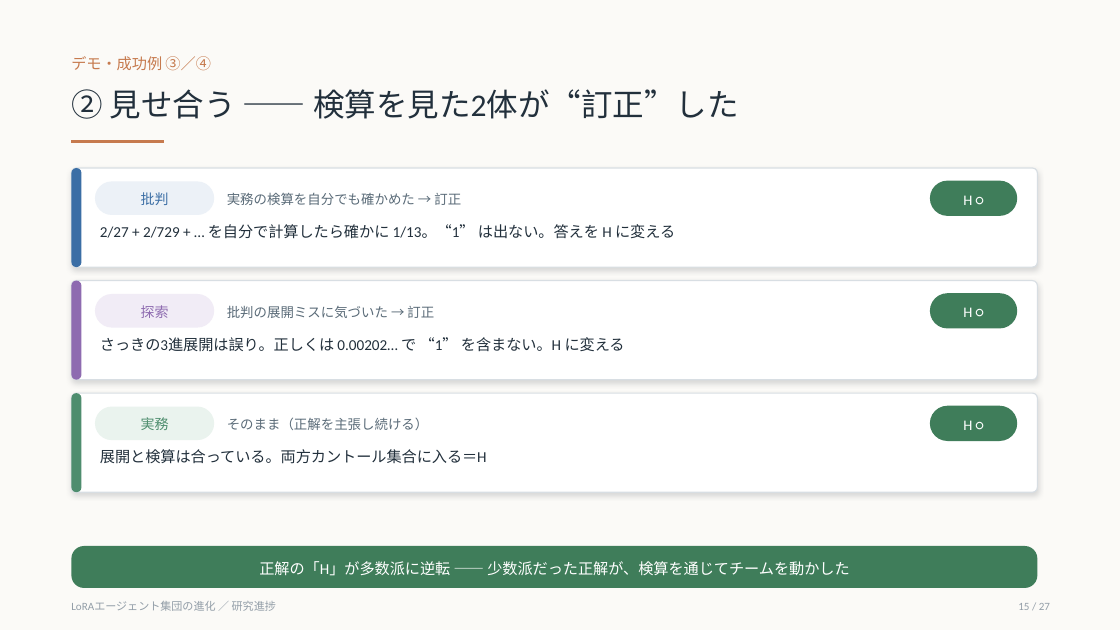
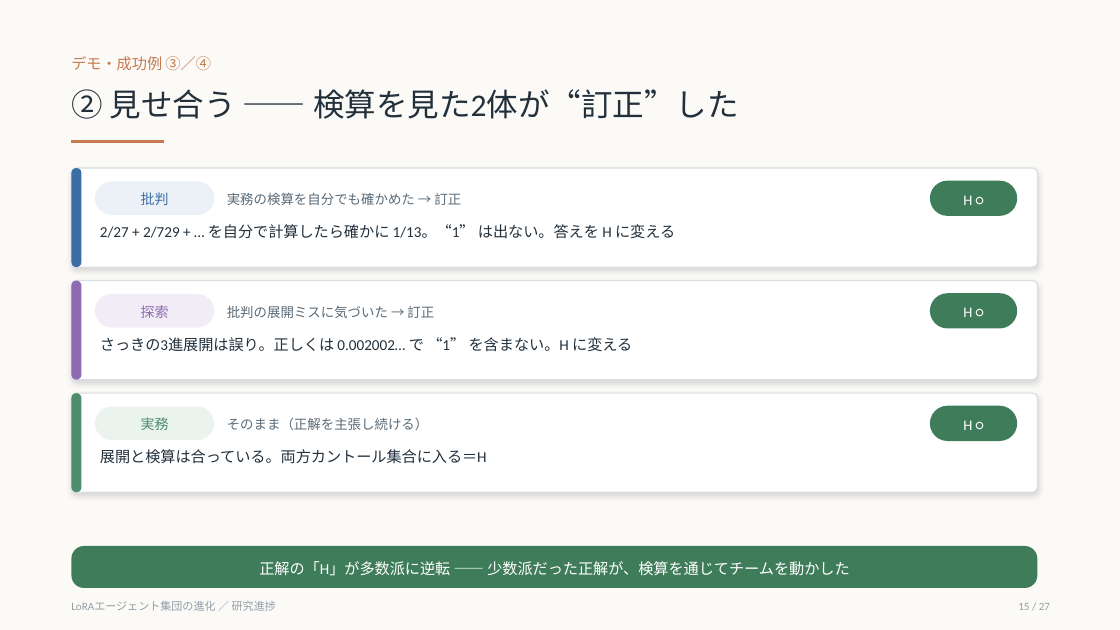
Before and after one commit to als141/evo-swarm-lora, a slide deck: slide 19 of slides/20260709_progress_v2/研究進捗_20260709_v2.pptx. Drawn at 1120x630 pixels with LibreOffice and Linux fonts; fonts in the diff are those of the drawing. Boxes give left, top, right and bottom in pixels: in the first picture for what was removed or moved away, otherwise in the second. Text is boxed around its words. In the diff, an @@ line names an element or a change of style, - is before the commit and + after.

```diff
--- a/slides/20260709_progress_v2/研究進捗_20260709_v2.pptx
+++ b/slides/20260709_progress_v2/研究進捗_20260709_v2.pptx
@@ text at <box>100,337,632,351</box>: text changed @@
-さっきの3進展開は誤り。正しくは 0.00202… で “1” を含まない。H に変える
+さっきの3進展開は誤り。正しくは 0.002002… で “1” を含まない。H に変える
```
Also in this commit, not shown: 2 other slides changed, 16 other files.
